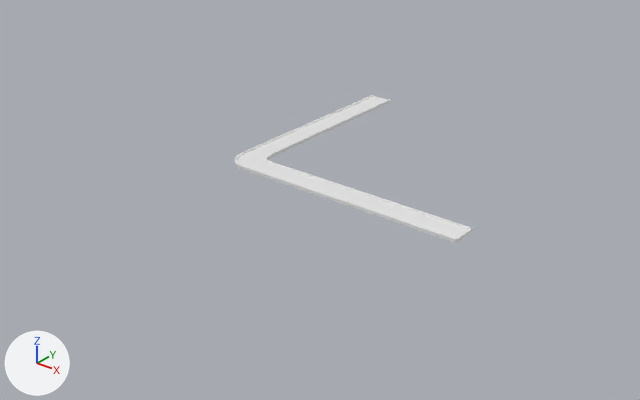
An edit to the FBX model exit mask/Assets/Models/Props/Misc/avenue.FBX, drawn before and after from the same camera.
Rendered twice from a 50 mm lens placed at (253.0, -408.0, 160.0), pointed at (33.0, -133.0, -11.0). Every picture has the same lights, and +X, +Y and +Z are marked at lower left. Where no turn or scale is listed for an object, it has been applied to the vertices.

Names of what the first picture shows: 'Line002'.
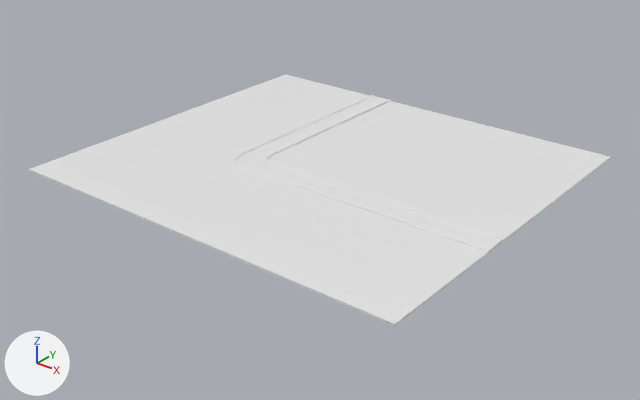
The edits, one by one:
me_mesh is used by ob_line002; location (49.5, -142.3, 4.0).
me_mesh had 244 vertices, 484 faces and spanned x -54.5..63.5, y -10.7..101.2, z -1.1..0.4.
me_mesh now has 292 vertices, 572 faces and spans x -115.0..76.7, y -69.4..101.2, z -1.1..0.4.
me_mesh part 1: a new loose piece of 26 vertices spanning x -115.0..76.7, y -69.4..101.2, z -1.1..-0.4.
me_mesh part 2: a new loose piece of 22 vertices spanning x -42.6..76.7, y 1.1..101.2, z -1.1..-0.4.
Part 3, on me_mesh:
34 vertices in x 62.3..63.5, y -10.7..1.1, z -1.1..0.4 move by (13.2, 0.0, 0.0).

What differs and where, as boxes (x1, y1, x2, y2) in the pictures (640 x 400 px; the box of a moved part takes in the faces that stretch with it):
'Line002', reshaped (144% wider, 70% taller): before (234, 95, 472, 243); after (29, 74, 611, 326)
part 1 of me_mesh, added: after (29, 74, 488, 326)
part 2 of me_mesh, added: after (268, 101, 611, 242)
part 3 of me_mesh, moved or reshaped: before (242, 162, 472, 243); after (242, 162, 504, 253)
